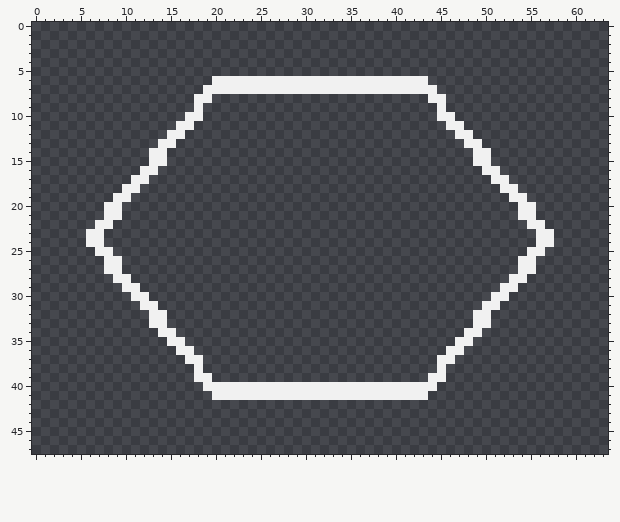
Edited in one commit: pixel-art file (assets/tile_system/tile_selector.aseprite). Above is the file before it was changed.
64x48 pixels, 1 frame.
And afterwards:
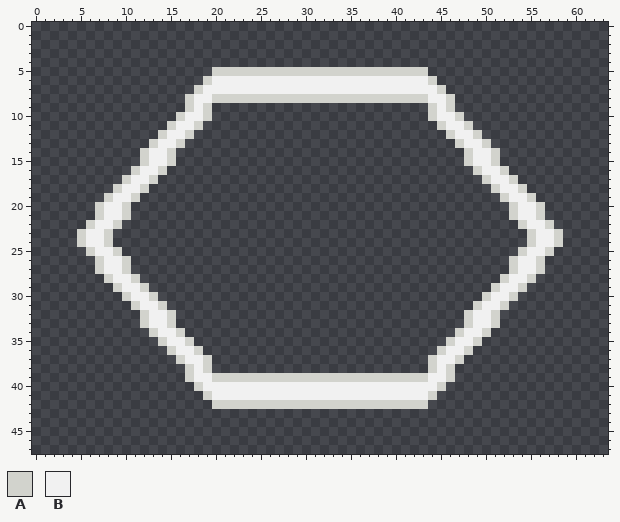
Palette (. is transparent): A #d2d3cd  B #f1f1f1
Difference:
Changed rows in their new state; - is an unchanged pixel.
first column x 5:
 5 ---------------AAAAAAAAAAAAAAAAAAAAAAAA---------------
 6 --------------A------------------------A--------------
 7 -------------A--------------------------A-------------
 8 ------------A--AAAAAAAAAAAAAAAAAAAAAAAA--A------------
 9 ------------A-A------------------------A-A------------
10 -----------A--A------------------------A--A-----------
11 ----------A--A--------------------------A--A----------
12 ---------A--A----------------------------A--A---------
13 --------A--A------------------------------A--A--------
14 -------A--A--------------------------------A--A-------
15 -------A--A--------------------------------A--A-------
16 ------A--A----------------------------------A--A------
17 -----A--A------------------------------------A--A-----
18 ----A--A--------------------------------------A--A----
19 ---A--A----------------------------------------A--A---
20 --A--A------------------------------------------A--A--
21 --A--A------------------------------------------A--A--
22 -A--A--------------------------------------------A--A-
23 A--A----------------------------------------------A--A
24 A--A----------------------------------------------A--A
25 -A--A--------------------------------------------A--A-
26 --A--A------------------------------------------A--A--
27 --A--A------------------------------------------A--A--
28 ---A--A----------------------------------------A--A---
29 ----A--A--------------------------------------A--A----
30 -----A--A------------------------------------A--A-----
31 ------A--A----------------------------------A--A------
32 -------A--A--------------------------------A--A-------
33 -------A--A--------------------------------A--A-------
34 --------A--A------------------------------A--A--------
35 ---------A--A----------------------------A--A---------
36 ----------A--A--------------------------A--A----------
37 -----------A--A------------------------A--A-----------
38 ------------A-A------------------------A-A------------
39 ------------A--AAAAAAAAAAAAAAAAAAAAAAAA--A------------
40 -------------A--------------------------A-------------
41 --------------A------------------------A--------------
42 ---------------AAAAAAAAAAAAAAAAAAAAAAAA---------------
Boxes around the changes in both pictures, in picture pixels (x1, y1, x2, y2):
added: (77, 67, 563, 409)
